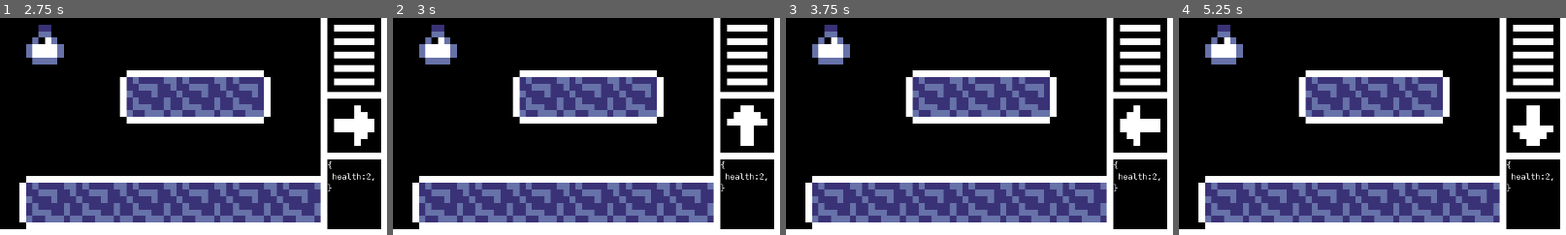
Above: before the commit, frames 1-4 (left to right).
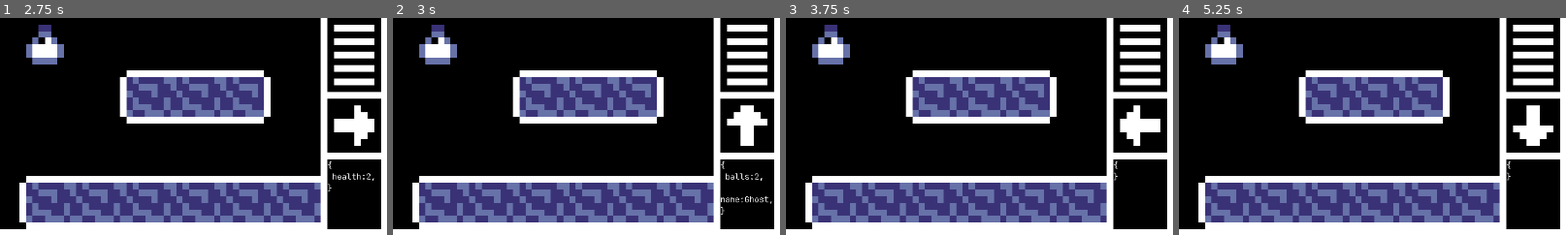
Above: after the commit, the same moments.

Repository: Shuflduf/Daydream-Game
Game: Godot game, scene res://interface.tscn
Same seed, same stepped clock (60 frames per second), same inputs: the game is played once before the commit and once after it.
Inputs (mouse positions are % of the whole screen's width and height, from its top left):
- Up to frame 1 (2.75 s): tap Enter at 0.5, 2 s; move the mouse to (72, 45) at 0.52 s; hold D (right) 0.53-1.28 s; hold K (item_one) 0.53-1.28 s; tap Space at 1.25 s; move the mouse to (30, 55) at 1.27 s; hold S (down) 1.28-2.03 s; tap L (item_two) at 1.35 s; move the mouse to (60, 28) at 2.02 s; hold D (right) from 2.03 s (still down); hold K (item_one) from 2.03 s (still down)
- Up to frame 2 (3 s): tap Space at 2.75 s; move the mouse to (88, 31) at 2.77 s; release D (right) at 2.78 s; release K (item_one) at 2.78 s; hold W (up) from 2.78 s (still down); tap L (item_two) at 2.85 s
- Up to frame 3 (3.75 s): tap Enter at 3.5 s; move the mouse to (80, 65) at 3.52 s; release W (up) at 3.53 s; hold A (left) from 3.53 s (still down); hold K (item_one) from 3.53 s (still down)
- Up to frame 4 (5.25 s): tap Space at 4.25 s; move the mouse to (20, 35) at 4.27 s; release K (item_one) at 4.28 s; tap L (item_two) at 4.35 s; move the mouse to (55, 50) at 5.02 s; release A (left) at 5.03 s; hold S (down) from 5.03 s (still down); hold K (item_one) from 5.03 s (still down)
The pictures show only the part of the screen within x 50-100%, y 50-100%; the shares and areas given below are measured in that part.

Frame 1 is identical in both runs. In frame 2, 0.4% of the frame differs, in the area x 84-98%, y 71-91%; in frame 3, 0.2%; in frame 4, 0.2%.

Commit message:
fucking finaly

Diff:
--- a/ghost_enemy.gd
+++ b/ghost_enemy.gd
@@ -2,9 +2,13 @@
 
 @onready var health: Health = $Health
 @onready var player = get_tree().get_first_node_in_group(&"Player")
+@onready var tooltip: Area2D = $Tooltip
 
 var can_move = true
 var enabled = false
+
+func _ready() -> void:
+	tooltip.data["name"] = "Ghost"
 
 func cycle():
 	if not enabled:
@@ -42,3 +46,7 @@
 
 func _on_screen_entered() -> void:
 	enabled = true
+
+
+func _on_health_changed(new_health: int) -> void:
+	tooltip.data["health"] = new_health
--- a/ghost_enemy.tscn
+++ b/ghost_enemy.tscn
@@ -26,5 +26,6 @@
 
 [node name="Tooltip" parent="." instance=ExtResource("4_beoy7")]
 
+[connection signal="changed" from="Health" to="." method="_on_health_changed"]
 [connection signal="die" from="Health" to="." method="_on_health_die"]
 [connection signal="screen_entered" from="VisibleOnScreenNotifier2D" to="." method="_on_screen_entered"]
--- a/interface.tscn
+++ b/interface.tscn
@@ -5,11 +5,9 @@
 [ext_resource type="Script" uid="uid://ccddk8sqxxi6r" path="res://player_ui.gd" id="2_4rbkc"]
 [ext_resource type="Texture2D" uid="uid://dtjpdpas216yq" path="res://sprites.png" id="3_pt1ru"]
 [ext_resource type="FontFile" uid="uid://buwtlt7xugo8b" path="res://JetBrains.ttf" id="4_0noqu"]
+[ext_resource type="PackedScene" uid="uid://myg80b6k1npu" path="res://tooltip.tscn" id="4_jllm8"]
 [ext_resource type="Script" uid="uid://di3g6iy465jjn" path="res://energy_bar.gd" id="6_0noqu"]
 [ext_resource type="Script" uid="uid://bhqhjfhmlmut3" path="res://arrow.gd" id="7_pxv5b"]
-
-[sub_resource type="RectangleShape2D" id="RectangleShape2D_pxv5b"]
-size = Vector2(23.97313, 219.42677)
 
 [sub_resource type="AtlasTexture" id="AtlasTexture_hqtel"]
 atlas = ExtResource("3_pt1ru")
@@ -55,6 +53,7 @@
 stretch = true
 
 [node name="SubViewport" type="SubViewport" parent="VBoxContainer/HBoxContainer/PanelContainer/SubViewportContainer"]
+transparent_bg = true
 handle_input_locally = false
 canvas_item_default_texture_filter = 0
 physics_object_picking = true
@@ -63,13 +62,11 @@
 size_2d_override_stretch = true
 render_target_update_mode = 4
 
-[node name="World" parent="VBoxContainer/HBoxContainer/PanelContainer/SubViewportContainer/SubViewport" instance=ExtResource("1_rh14k")]
+[node name="Node2D" type="Node2D" parent="VBoxContainer/HBoxContainer/PanelContainer/SubViewportContainer/SubViewport"]
 
-[node name="Area2D" type="Area2D" parent="VBoxContainer/HBoxContainer/PanelContainer/SubViewportContainer/SubViewport"]
+[node name="Tooltip" parent="VBoxContainer/HBoxContainer/PanelContainer/SubViewportContainer/SubViewport/Node2D" instance=ExtResource("4_jllm8")]
 
-[node name="CollisionShape2D" type="CollisionShape2D" parent="VBoxContainer/HBoxContainer/PanelContainer/SubViewportContainer/SubViewport/Area2D"]
-position = Vector2(1.9865646, 99.71339)
-shape = SubResource("RectangleShape2D_pxv5b")
+[node name="World" parent="VBoxContainer/HBoxContainer/PanelContainer/SubViewportContainer/SubViewport/Node2D" instance=ExtResource("1_rh14k")]
 
 [node name="VBoxContainer" type="VBoxContainer" parent="VBoxContainer/HBoxContainer"]
 layout_mode = 2
@@ -193,5 +190,3 @@
 text = "{
  health:2,
 }"
-
-[connection signal="mouse_entered" from="VBoxContainer/HBoxContainer/PanelContainer/SubViewportContainer/SubViewport/Area2D" to="." method="_on_area_2d_mouse_entered"]
--- a/testing.tscn
+++ b/testing.tscn
@@ -1,10 +1,10 @@
 [gd_scene load_steps=4 format=3 uid="uid://bdq6tvblf0fml"]
 
 [ext_resource type="Script" uid="uid://bcorua1wc0mn7" path="res://testing.gd" id="1_co24e"]
-[ext_resource type="Texture2D" uid="uid://cttqoicjr6a76" path="res://icon.svg" id="1_qrja6"]
+[ext_resource type="StyleBox" uid="uid://dq5lxbipyxcyu" path="res://background.tres" id="2_co24e"]
 
 [sub_resource type="RectangleShape2D" id="RectangleShape2D_feb8i"]
-size = Vector2(152, 150)
+size = Vector2(23.97313, 219.42677)
 
 [node name="Control" type="Control"]
 layout_mode = 3
@@ -15,7 +15,7 @@
 grow_vertical = 2
 script = ExtResource("1_co24e")
 
-[node name="SubViewportContainer" type="SubViewportContainer" parent="."]
+[node name="VBoxContainer" type="VBoxContainer" parent="."]
 layout_mode = 1
 anchors_preset = 15
 anchor_right = 1.0
@@ -23,20 +23,33 @@
 grow_horizontal = 2
 grow_vertical = 2
 
-[node name="SubViewport" type="SubViewport" parent="SubViewportContainer"]
+[node name="HBoxContainer" type="HBoxContainer" parent="VBoxContainer"]
+layout_mode = 2
+size_flags_vertical = 3
+theme_override_constants/separation = -10
+
+[node name="PanelContainer" type="PanelContainer" parent="VBoxContainer/HBoxContainer"]
+layout_mode = 2
+size_flags_horizontal = 3
+theme_override_styles/panel = ExtResource("2_co24e")
+
+[node name="SubViewportContainer" type="SubViewportContainer" parent="VBoxContainer/HBoxContainer/PanelContainer"]
+layout_mode = 2
+stretch = true
+
+[node name="SubViewport" type="SubViewport" parent="VBoxContainer/HBoxContainer/PanelContainer/SubViewportContainer"]
+handle_input_locally = false
+canvas_item_default_texture_filter = 0
 physics_object_picking = true
+size = Vector2i(1132, 628)
+size_2d_override = Vector2i(112, 64)
+size_2d_override_stretch = true
 render_target_update_mode = 4
 
-[node name="Node2D" type="Node2D" parent="SubViewportContainer/SubViewport"]
+[node name="Area2D" type="Area2D" parent="VBoxContainer/HBoxContainer/PanelContainer/SubViewportContainer/SubViewport"]
 
-[node name="Icon" type="Sprite2D" parent="SubViewportContainer/SubViewport/Node2D"]
-position = Vector2(278, 264)
-texture = ExtResource("1_qrja6")
-
-[node name="Area2D" type="Area2D" parent="SubViewportContainer/SubViewport/Node2D"]
-
-[node name="CollisionShape2D" type="CollisionShape2D" parent="SubViewportContainer/SubViewport/Node2D/Area2D"]
-position = Vector2(278, 267)
+[node name="CollisionShape2D" type="CollisionShape2D" parent="VBoxContainer/HBoxContainer/PanelContainer/SubViewportContainer/SubViewport/Area2D"]
+position = Vector2(1.9865646, 99.71339)
 shape = SubResource("RectangleShape2D_feb8i")
 
-[connection signal="mouse_entered" from="SubViewportContainer/SubViewport/Node2D/Area2D" to="." method="_on_area_2d_mouse_entered"]
+[connection signal="mouse_entered" from="VBoxContainer/HBoxContainer/PanelContainer/SubViewportContainer/SubViewport/Area2D" to="." method="_on_area_2d_mouse_entered"]
--- a/tooltip.gd
+++ b/tooltip.gd
@@ -2,5 +2,11 @@
 
 @onready var ui: Control = get_tree().get_first_node_in_group(&"UI")
 
+var data: Dictionary[String, String] = {"balls": "2"}
+
 func _on_mouse_entered() -> void:
-	ui.set_tooltip({"balls": "2"})
+	ui.set_tooltip(data)
+
+
+func _on_mouse_exited() -> void:
+	ui.set_tooltip({} as Dictionary[String, String])
--- a/tooltip.tscn
+++ b/tooltip.tscn
@@ -6,6 +6,7 @@
 size = Vector2(7, 7)
 
 [node name="Tooltip" type="Area2D"]
+z_index = 1000
 collision_mask = 0
 script = ExtResource("1_gwequ")
 
@@ -14,3 +15,4 @@
 shape = SubResource("RectangleShape2D_dpm11")
 
 [connection signal="mouse_entered" from="." to="." method="_on_mouse_entered"]
+[connection signal="mouse_exited" from="." to="." method="_on_mouse_exited"]
--- a/world.tscn
+++ b/world.tscn
@@ -20,17 +20,6 @@
 
 [node name="Player" parent="." instance=ExtResource("1_f3sb7")]
 position = Vector2(0, 24)
-
-[node name="CanvasLayer" type="CanvasLayer" parent="."]
-layer = -100
-
-[node name="ColorRect" type="ColorRect" parent="CanvasLayer"]
-anchors_preset = 15
-anchor_right = 1.0
-anchor_bottom = 1.0
-grow_horizontal = 2
-grow_vertical = 2
-color = Color(0, 0, 0, 1)
 
 [node name="Walls" parent="." instance=ExtResource("2_fj7yv")]
 
